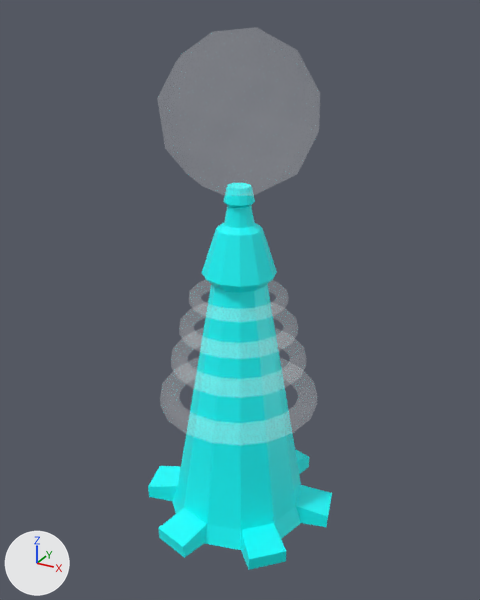
Two versions of the FBX model Assets/models/towers/tesla.fbx, one commit apart.
Rendered twice from a 50 mm lens placed at (4.73, -8.64, 15.02), pointed at (-0.12, 0.18, 10.6). Arrows for +X, +Y and +Z are at lower left; the lights stay in place.

The scene before the commit, as lines of its bpy script (objects in view):
```python
mat_biela = principled_material('biela')
mat_biela.base_color = (1.0, 1.0, 1.0)  # white #ffffff
mat_biela.alpha = 0.0352
mat_biela.emission_strength = 1.0
me_torus_051 = bpy.data.meshes.new('Torus.051')
me_torus_051.from_pydata(...)  # 978 vertices, 1006 faces; spans x -1.38..1.45, y -1.43..1.4, z 0.0..6.78
# faces by material slot: [872, 134]
me_torus_051.materials.append(mat_biela)  # white #ffffff
me_torus_051.materials.append(mat_material)  # cyan #00ffff
ob_torus_032 = bpy.data.objects.new('Torus.032', me_torus_051)
ob_torus_032.location = (0.0, 0.0, 6.61)
ob_torus_032.rotation_euler = (0.0, 0.0, 3.142)  # degrees (0, 0, 180)
ob_torus_032.scale = (1.2, 1.2, 1.2)
```
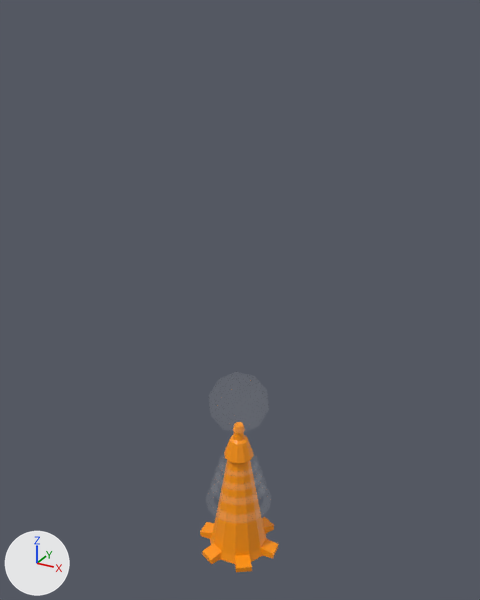
Pixel boxes (x1, y1, x2, y2) of what changed, in the pictures (480 x 600 px):
'Torus.032', surface changed, recoloured, moved, turned, rescaled: before (148, 27, 332, 570); after (200, 372, 278, 572)
part 1 of me_torus_051, recoloured: before (148, 195, 332, 570); after (200, 432, 278, 572)

The edits, one by one:
In material 'biela' (mat_biela), alpha goes from 0.0352 to 0.01.
Material 'Material.003' (mat_material_003) is new.
Its base color is (1.0, 0.306, 0.0) (orange #ff9600).
Its roughness is 0.4.
me_torus_051 has 978 vertices, 1006 faces and spans x -1.38..1.45, y -1.43..1.4, z 0.0..6.78.
me_torus_051 is used by ob_torus_032; location (0.0, 0.0, 6.61); rotation (0.0, 0.0, 3.142), in degrees (0, 0, 180); scale (1.2, 1.2, 1.2).
me_torus_051 part 1: all 134 faces that had it switch from mat_material (cyan #00ffff) to mat_material_003 (orange #ff9600).
Object 'Torus.032' (ob_torus_032) moves from (0.0, 0.0, 6.61) to (-0.03, 0.0, 5.61).
Object 'Torus.032' (ob_torus_032) turns from (0, 0, 180) to (0, 0, 171) degrees about x, y and z.
Object 'Torus.032' (ob_torus_032) is rescaled from (1.2, 1.2, 1.2) to (0.542, 0.542, 0.542).
